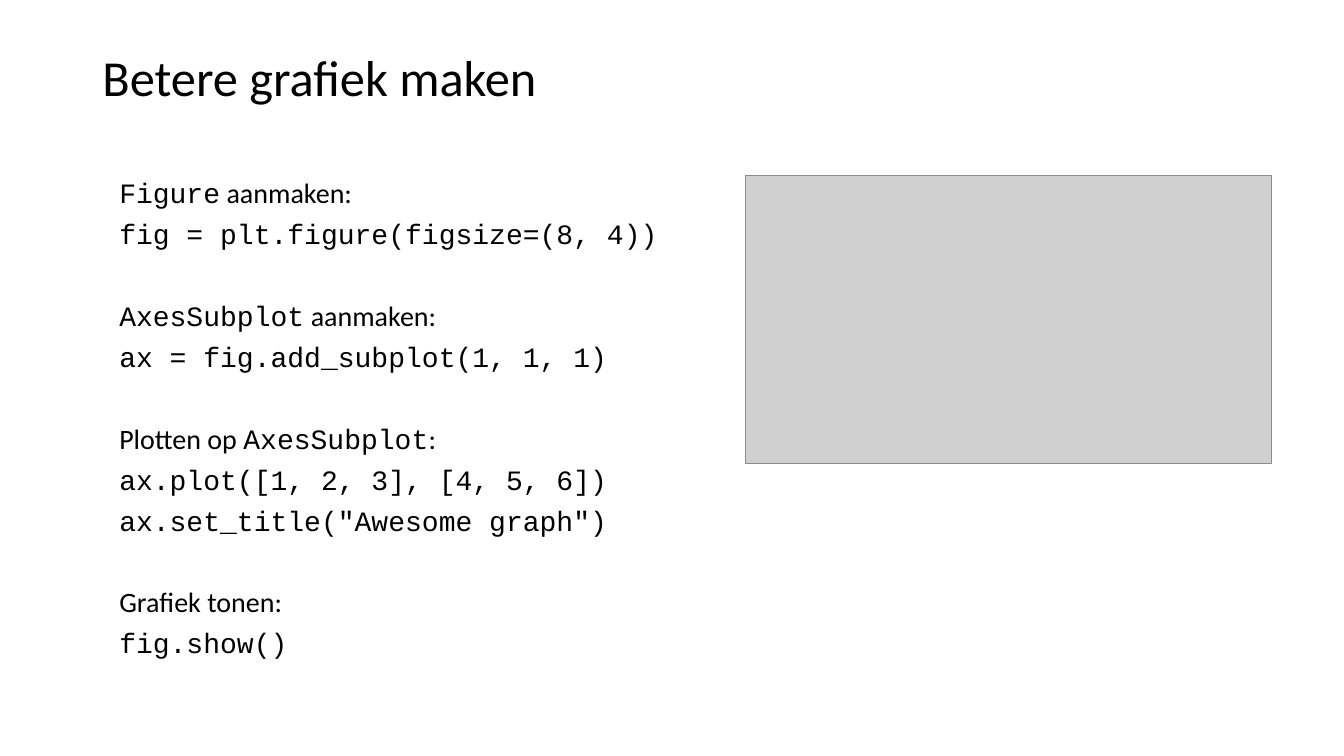
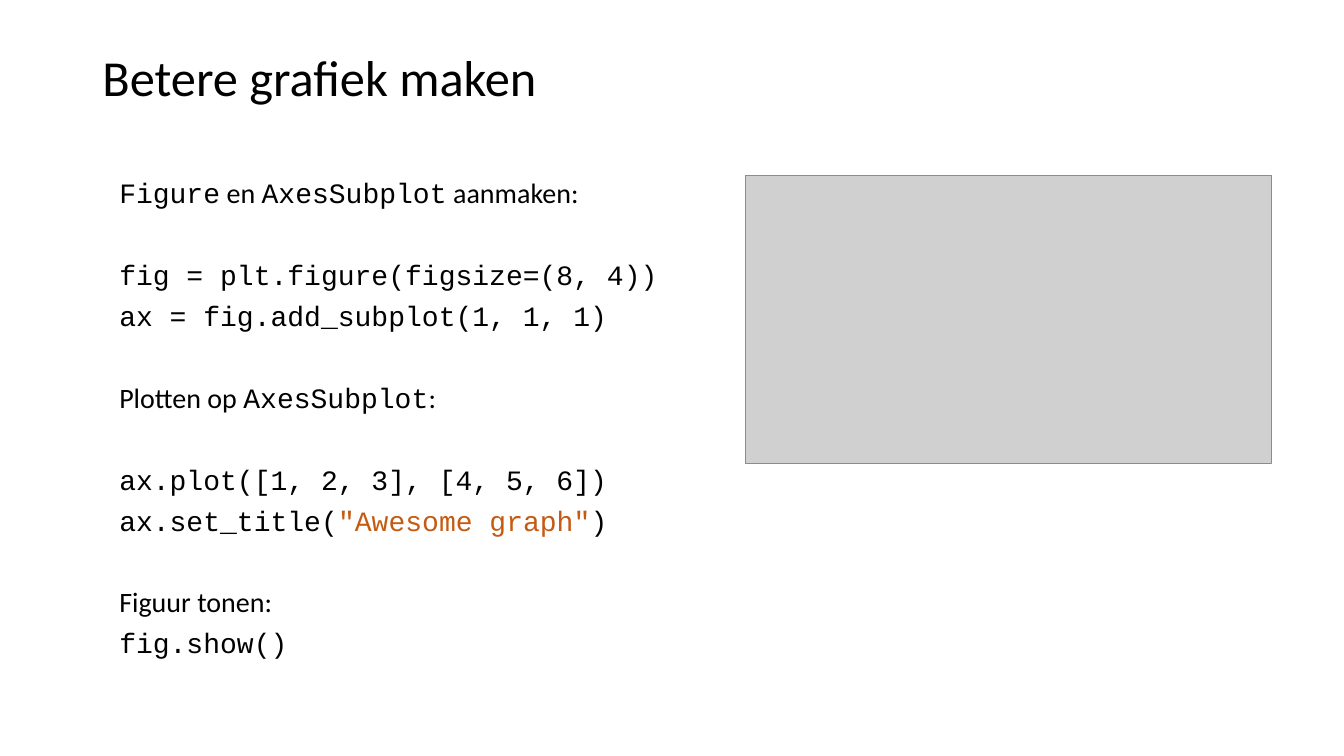
Before and after one commit to LFKoning/knowledge-sharing, a slide deck: slide 23 of python_trainees/3_pandas_plotting/python_traineeship_3.pptx. Drawn at 1344x756 pixels with LibreOffice and Linux fonts; fonts in the diff are those of the drawing; grey boxes stand for pictures. Boxes give left, top, right and bottom in pixels: in the first picture for what was removed or moved away, otherwise in the second. Text is boxed around its words. In the diff, an @@ line names an element or a change of style, - is before the commit and + after.

```diff
--- a/python_trainees/3_pandas_plotting/python_traineeship_3.pptx
+++ b/python_trainees/3_pandas_plotting/python_traineeship_3.pptx
@@ text at (119,183,578,209): text changed; font Calibri to Courier New @@
-Figure aanmaken:
+Figure en AxesSubplot aanmaken:
@@ text at (119,306,436,332): paragraph removed @@
-AxesSubplot aanmaken:
@@ text at (119,511,607,537): text colour #000000 to #C55A11 in "ax.set_title("Awesome graph")" @@
@@ text at (119,592,272,617): text changed @@
-Grafiek tonen:
+Figuur tonen:
```
Also in this commit, not shown: 4 other slides changed, 1 other file.
